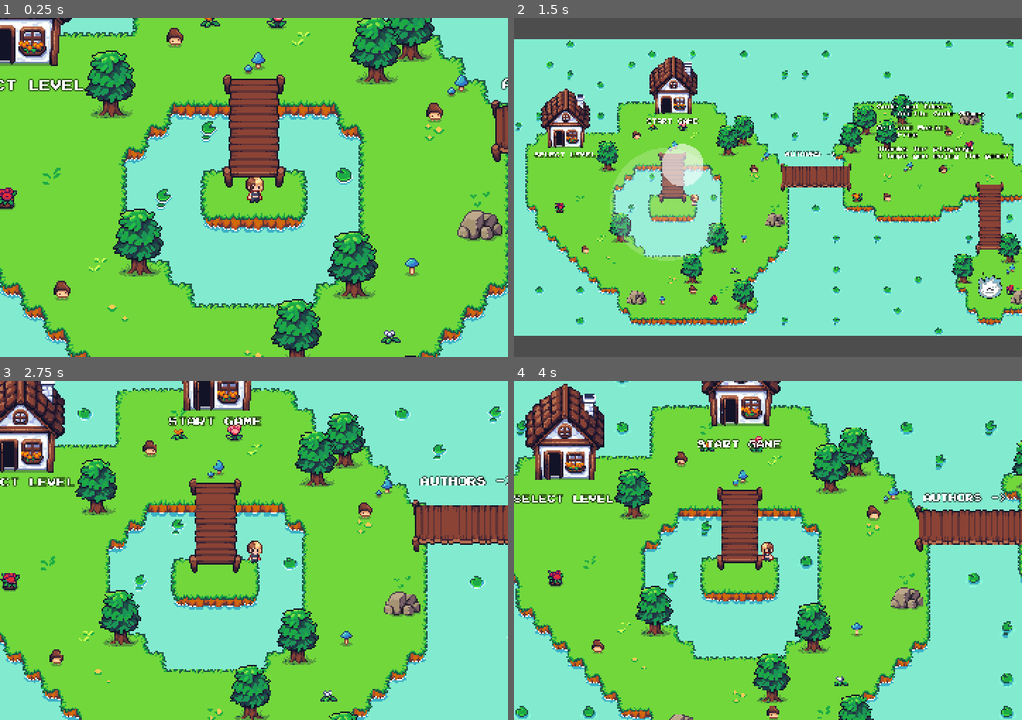
Above: before the commit, frames 1-4 (two rows, left to right).
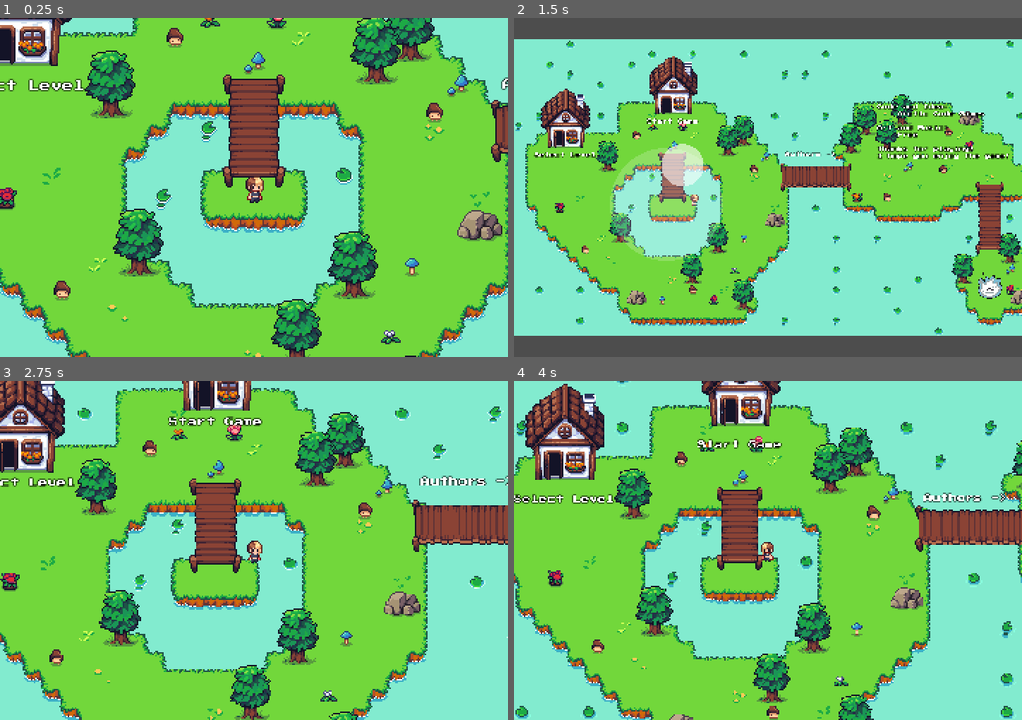
Above: after the commit, the same moments.

Repository: dmitrii-eremin/watch-your-step
Game: Godot game, scene res://scenes/levels/menu_level.tscn
The game is run twice, just before and just after one commit, with the same random seed, the same clock (stepped at 60 frames per second) and the same inputs. Sound files missing from this copy of the repository are replaced by a short silence.
Inputs (mouse positions are in pixels of both pictures, inside the frame that each line leads up to):
- Up to frame 1 (0.25 s): no input
- Up to frame 2 (1.5 s): tap Enter (ui_accept) at 0.5, 0.77 s; move the mouse to (879, 170) at 0.52 s; hold Right (go_right) 0.53-1.25 s; hold F7 (look_at_whole_world) 0.53-1.25 s; click (879, 170) at 0.67 s; drag from (666, 204) to (722, 65) at 1.27 s
- Up to frame 3 (2.75 s): move the mouse to (304, 475) at 2.02 s; hold Right (go_right) from 2.03 s (still down); hold F7 (look_at_whole_world) from 2.03 s (still down)
- Up to frame 4 (4 s): release Right (go_right) at 2.75 s; release F7 (look_at_whole_world) at 2.75 s; drag from (742, 618) to (534, 465) at 2.77 s; move the mouse to (920, 601) at 3.52 s; hold Left (go_left) from 3.53 s (still down); hold F7 (look_at_whole_world) from 3.53 s (still down); tap Enter (ui_accept) at 3.77 s

The runs differ from the first frame. In frame 1, 0.3% of the frame differs, in the area x 0-17%, y 17-22%; in frame 2, 0.2%; in frame 3, 0.6%; in frame 4, 0.6%, in the area x 1-93%, y 17-37%.

Commit message:
added initial localization

Diff:
--- /dev/null
+++ b/lang.csv
@@ -0,0 +1,6 @@
+keys,en,ru,fin
+MENU_START_GAME,"Start Game","Начать игру","Jatka peli"
+MENU_SELECT_LEVEL,"Select Level","Выбрать уровень","Valitse taso"
+MENU_AUTHORS_POINTER,"Authors ->","Авторы ->","Tekijät ->"
+MENU_AUTHORS_CONTENT,"Code and Idea:\n    Arctic Code Games\n\nArt and Music:\n    Free\n\nThanks for playing!\nI hope you enjoy the game!","Код и идея:\n    Arctic Code Games\n\nАрт и музыка:\n    бесплатно\n\nСпасибо за игру!\nНадеюсь, что вам понравилось!","Koodi ja idea:\n    Arctic Code Games\n\nKuvat ja musiikki:\n    vapaa\n\nKiitos pelaamisesta!\nToivottavasti olet viihtynyt!"
+MENU_SECRET_NPC,"I am not ready yet\nCome back later.","Я еще не готов,\nвозвращайся позже.","En ole valmis vielä,\nTule takaisin myöhemmin."
--- a/project.godot
+++ b/project.godot
@@ -68,6 +68,10 @@
 
 pointing/emulate_touch_from_mouse=true
 
+[internationalization]
+
+locale/translations=PackedStringArray("res://lang.en.translation", "res://lang.fin.translation", "res://lang.ru.translation")
+
 [rendering]
 
 textures/canvas_textures/default_texture_filter=0
--- a/scenes/levels/menu_level.tscn
+++ b/scenes/levels/menu_level.tscn
@@ -31,11 +31,11 @@
 
 [node name="StartGameHouse" parent="YSortedObjects/Houses" index="0" instance=ExtResource("3_rviff")]
 position = Vector2(184, -55)
-label_text = "START GAME"
+label_text = "MENU_START_GAME"
 
 [node name="SelectLevelHouse" parent="YSortedObjects/Houses" index="1" instance=ExtResource("3_rviff")]
 position = Vector2(16, -3)
-label_text = "SELECT LEVEL"
+label_text = "MENU_SELECT_LEVEL"
 
 [node name="Trees" type="Node2D" parent="YSortedObjects" index="3"]
 y_sort_enabled = true
@@ -99,7 +99,7 @@
 offset_top = 39.0
 offset_right = 440.0
 offset_bottom = 47.0
-text = "AUTHORS ->"
+text = "MENU_AUTHORS_POINTER"
 
 [node name="AuthorsLabel2" parent="YSortedObjects/Labels" index="1" instance=ExtResource("6_xnw2a")]
 offset_left = 504.0
@@ -121,6 +121,7 @@
 
 [node name="SecretNpc" parent="YSortedObjects/NPC" index="0" instance=ExtResource("7_xvx8b")]
 position = Vector2(680, 239)
+npc_text = "MENU_SECRET_NPC"
 
 [node name="Mushroom" parent="YSortedObjects/NPC" index="1" instance=ExtResource("8_o3mdm")]
 position = Vector2(48, 176)
Not shown, added: lang.csv.import
